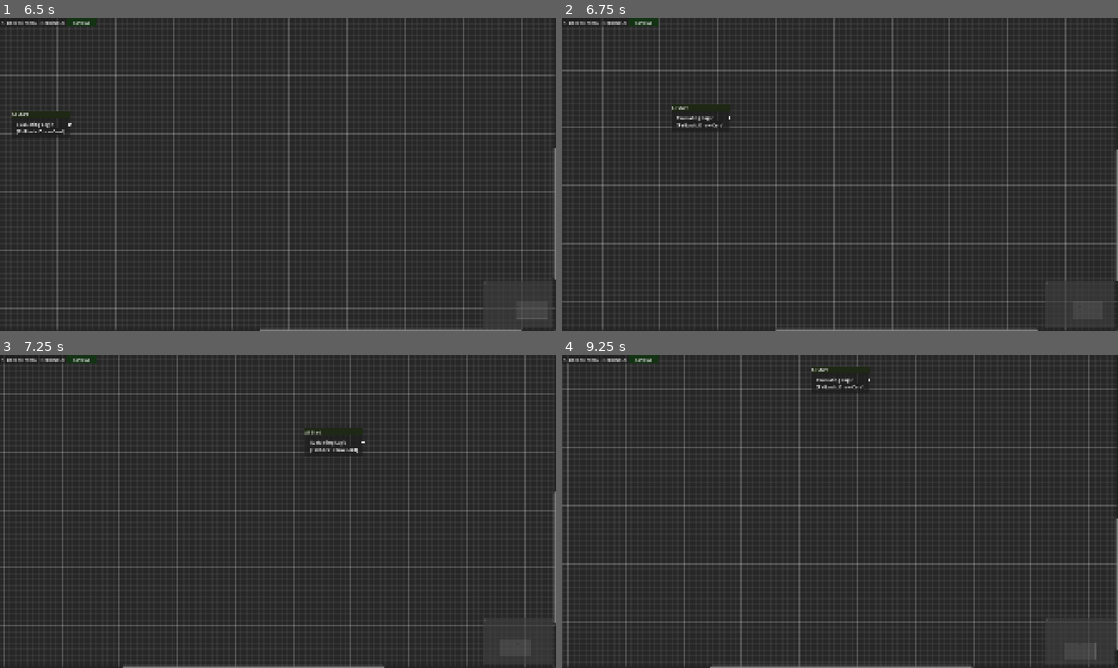
Above: before the commit, frames 1-4 (two rows, left to right).
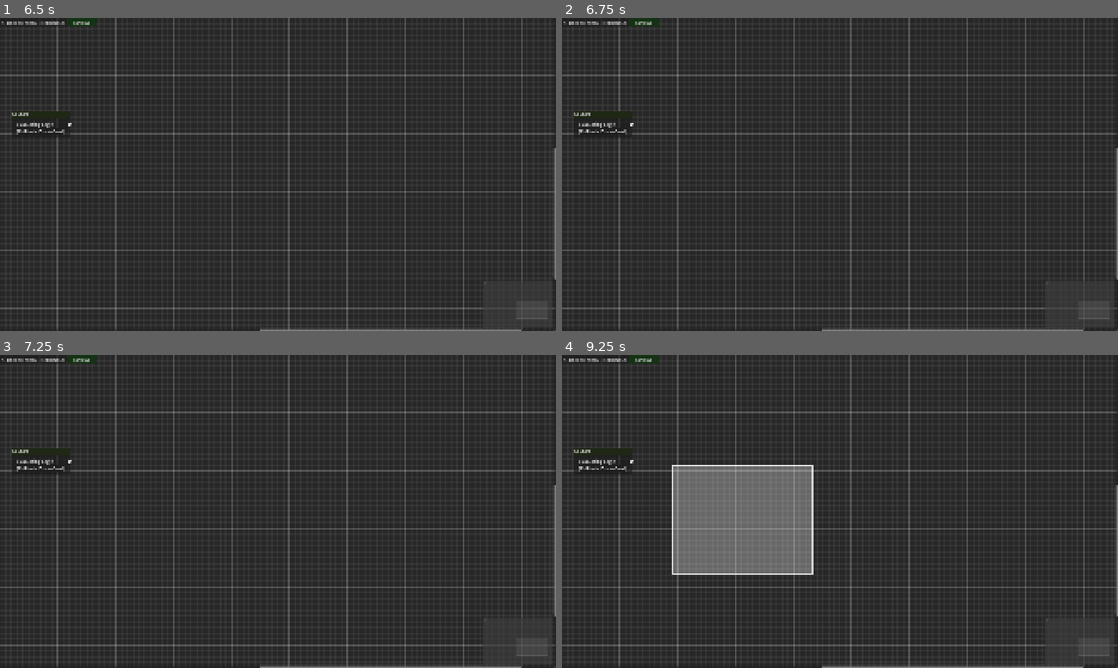
Above: after the commit, the same moments.

Repository: JontePonte/UNO-utlimate-ai-simulator
Game: Godot game, scene res://ai_editor/AIEditor.tscn
Two runs of this game, one before a commit and one after it. Both use one fixed random seed, a clock stepped at 60 frames per second and the inputs below. This scene is started directly instead of the project's main scene.
Inputs (mouse positions are in pixels of both pictures, inside the frame that each line leads up to):
- Up to frame 1 (6.5 s): click "Save AI" at 0.5 s; click "Rename AI" at 1.25 s; click (278, 168) at 2.02 s; type "12" at 2.1 s; click "OK" at 2.75 s; click "<- Back to Menu" at 3.5 s; click "Create New AI" at 4.25 s; click "Create New AI" at 5 s; click "OK" at 5.75 s
- Up to frame 2 (6.75 s): tap Enter at 6.5 s; drag from (600, 124) to (895, 105) at 6.52 s
- Up to frame 3 (7.25 s): no input
- Up to frame 4 (9.25 s): tap Space at 7.25 s; drag from (728, 527) to (812, 574) at 7.27 s; move the mouse to (895, 442) at 8.02 s; tap U at 8.1 s; click (895, 442) at 8.17 s; tap Enter at 8.75 s; drag from (812, 574) to (673, 464) at 8.77 s

Frame 1 is identical in both runs. In frame 2, 10% of the frame differs, in the area x 0-100%, y 0-100%; in frame 3, 10%; in frame 4, 18%.

Commit message:
Changed left drag to right drag

Diff:
--- a/uno-ultimate-ai-simulator/ai_editor/ai_editor.gd
+++ b/uno-ultimate-ai-simulator/ai_editor/ai_editor.gd
@@ -15,7 +15,9 @@
 var right_click_position: Vector2 = Vector2.ZERO
 var node_to_edit: GraphNode = null
 
-var is_left_dragging: bool = false
+var is_right_dragging: bool = false
+var has_panned: bool = false
+var last_menu_close_time: int = 0
 
 var rename_dialog: ConfirmationDialog
 var rename_input: LineEdit
@@ -34,8 +36,9 @@
 	context_menu.id_pressed.connect(_on_context_menu_id_pressed)
 
 	# Lyssna på när GraphEdit ber om en högerklicksmeny (popup_request)
-	graph_edit.popup_request.connect(_on_graph_edit_popup_request)
 	graph_edit.delete_nodes_request.connect(_on_delete_nodes_request)
+	context_menu.popup_hide.connect(func(): last_menu_close_time = Time.get_ticks_msec())
+	node_context_menu.popup_hide.connect(func(): last_menu_close_time = Time.get_ticks_msec())
 
 	graph_edit.gui_input.connect(_on_graph_edit_gui_input)
 
@@ -71,15 +74,6 @@
 		unsaved_dialog.popup_centered()
 	else:
 		get_tree().change_scene_to_file("res://menus/CreateAndEditAI.tscn")
-
-func _on_graph_edit_popup_request(p_position: Vector2):
-	# Spara positionen där musen är just nu
-	right_click_position = p_position
-
-	# Flytta menyn till musens position och visa den!
-	# p_position är musens position relativt till skärmen, så vi använder get_screen_position() + p_position
-	context_menu.position = Vector2i(get_viewport().get_mouse_position())
-	context_menu.popup()
 
 func _on_context_menu_id_pressed(id: int):
 	_mark_unsaved()
@@ -116,6 +110,10 @@
 	# Koll om det är ett högerklick!
 	if event is InputEventMouseButton and event.button_index == MOUSE_BUTTON_RIGHT and event.pressed:
 		node.accept_event()
+
+		# Om en meny PRECIS stängdes av detta klick, strunta i att öppna en ny!
+		if Time.get_ticks_msec() - last_menu_close_time < 100:
+			return
 
 		if node.name == "RootNode" or node.title == "AI Start":
 			return # Hoppa ur funktionen direkt
@@ -284,7 +282,6 @@
 			# Har denna nod en dropdown-meny (OptionButton)? I så fall, spara vad som är valt!
 			if child.has_node("OptionButton"):
 				var dropdown = child.get_node("OptionButton")
-				dropdown.item_selected.connect(func(_idx): _mark_unsaved())
 				node_info["selected_index"] = dropdown.selected # Sparar siffran (0, 1, 2...)
 
 			save_data["visual_data"]["nodes"].append(node_info)
@@ -456,7 +453,6 @@
 			result["name"] = "draw_card"
 		elif node.title == "Action: Play Card":
 			var dropdown = node.get_node("OptionButton")
-			dropdown.item_selected.connect(func(_idx): _mark_unsaved())
 			if dropdown.selected == 0: result["name"] = "play_first_playable"
 			elif dropdown.selected == 1: result["name"] = "play_playable_attack_card"
 			elif dropdown.selected == 2: result["name"] = "play_color_card" # Bara ett exempel!
@@ -468,7 +464,6 @@
 		result["type"] = "condition"
 
 		var dropdown = node.get_node("OptionButton")
-		dropdown.item_selected.connect(func(_idx): _mark_unsaved())
 		if dropdown.selected == 0: result["name"] = "can_play_any_card"
 		elif dropdown.selected == 1: result["name"] = "has_playable_attack_card"
 		# ... (här kan vi lägga till fler matchningar för de andra dropdown-valen senare)
@@ -486,31 +481,29 @@
 	return {"type": "action", "name": "draw_card"}
 
 func _input(event):
-	# Kolla om det är ett tangentbordstryck, att knappen trycks NER (inte släpps upp),
-	# och att det inte är ett "eko" (att man håller in knappen)
+	# Kolla Ctrl+S (Spara)
 	if event is InputEventKey and event.pressed and not event.echo:
-
-		# Kolla om knappen är 'S', och om Ctrl (eller Cmd på Mac) hålls inne!
 		if event.keycode == KEY_S and event.is_command_or_control_pressed():
-
-			# Anropa vår vanliga spara-funktion!
 			_on_save_button_pressed()
-
-			# Säg åt Godot: "Jag har tagit hand om det här knapptrycket, skicka det inte vidare"
 			get_viewport().set_input_as_handled()
 
 func _on_graph_edit_gui_input(event: InputEvent):
-	# 1. Klickar vi ner eller släpper vi vänster musknapp på bakgrunden?
-	if event is InputEventMouseButton and event.button_index == MOUSE_BUTTON_LEFT:
+	# 1. Hantera högerklick på bakgrunden
+	if event is InputEventMouseButton and event.button_index == MOUSE_BUTTON_RIGHT:
 		if event.pressed:
-			is_left_dragging = true
+			is_right_dragging = true
+			has_panned = false # Nollställ
 		else:
-			is_left_dragging = false
-
-	# 2. Drar vi musen medan vänsterknappen är nedtryckt?
-	elif event is InputEventMouseMotion and is_left_dragging:
-		# Panorera skärmen!
+			is_right_dragging = false
+
+			# Öppna menyn BARA om vi inte drog i duken, OCH om vi inte precis stängde en meny!
+			if not has_panned and (Time.get_ticks_msec() - last_menu_close_time > 100):
+				right_click_position = event.position
+				context_menu.position = Vector2i(get_viewport().get_mouse_position())
+				context_menu.popup()
+
+	# 2. Panorera om vi drar med högerklicket nertryckt
+	elif event is InputEventMouseMotion and is_right_dragging:
+		has_panned = true
 		graph_edit.scroll_offset -= event.relative / graph_edit.zoom
-
-		# Säg åt Godot att vi har hanterat draget (hindrar spelet från att försöka rita en markeringsruta)
 		graph_edit.accept_event()
